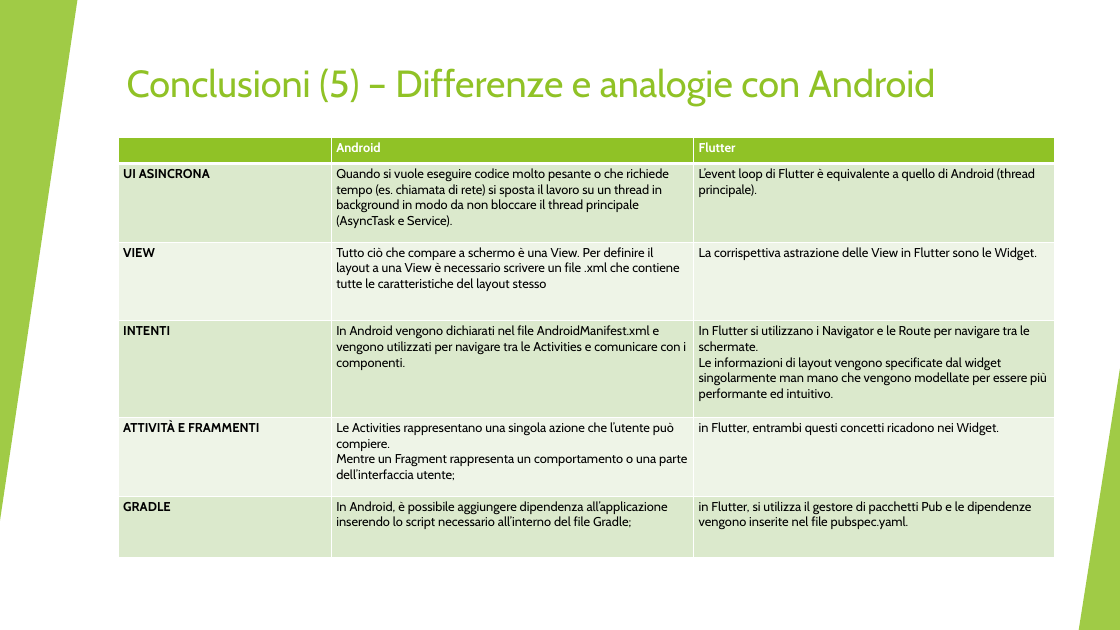
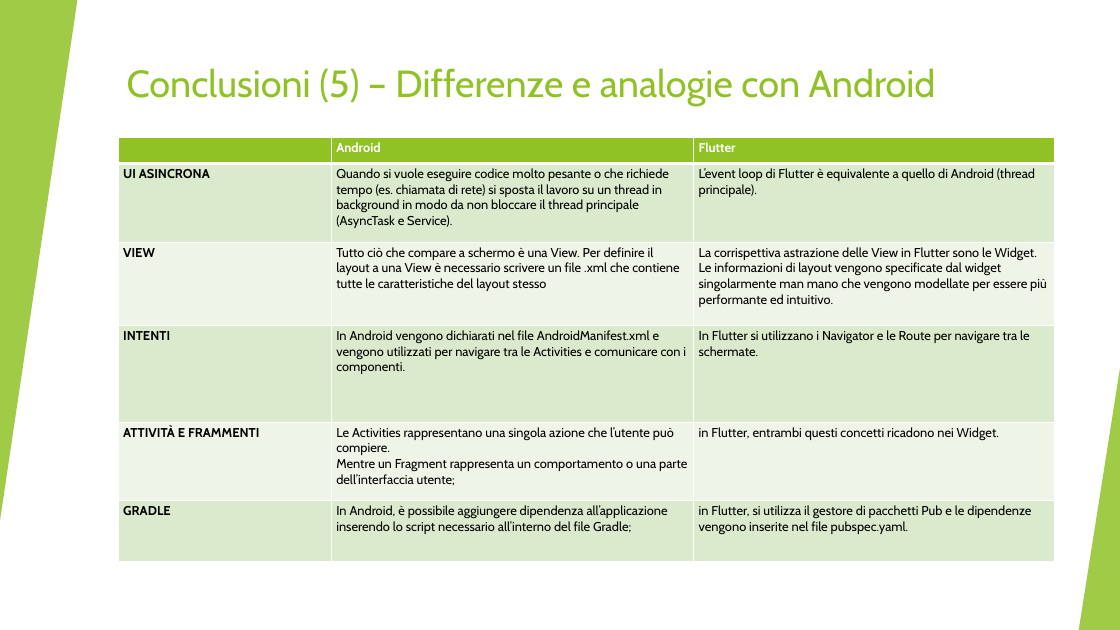
Before and after one commit to luca94-dev/ETutoring-Flutter, a slide deck: slide 42 of report/Bortolotti_DeCenzo_Marignati_Slides.pptx. Drawn at 1120x630 pixels with LibreOffice and Linux fonts; fonts in the diff are those of the drawing. Boxes give left, top, right and bottom in pixels: in the first picture for what was removed or moved away, otherwise in the second. Text is boxed around its words. In the diff, an @@ line names an element or a change of style, - is before the commit and + after.

Commit message:
fix slide

```diff
--- a/report/Bortolotti_DeCenzo_Marignati_Slides.pptx
+++ b/report/Bortolotti_DeCenzo_Marignati_Slides.pptx
@@ table at bbox=[118, 138, 1055, 560] @@
-row 3, column 3: La corrispettiva astrazione delle View in Flutter sono le Widget.
+row 3, column 3: La corrispettiva astrazione delle View in Flutter sono le Widget. Le informazioni di layout vengono specificate dal widget singolarmente man mano che vengono modellate per essere più performante ed intuitivo.
-row 4, column 3: In Flutter si utilizzano i Navigator e le Route per navigare tra le schermate. / Le informazioni di layout vengono specificate dal widget singolarmente man mano che vengono modellate per essere più performante ed intuitivo.
+row 4, column 3: In Flutter si utilizzano i Navigator e le Route per navigare tra le schermate.
```
Also in this commit, not shown: 1 other file.
